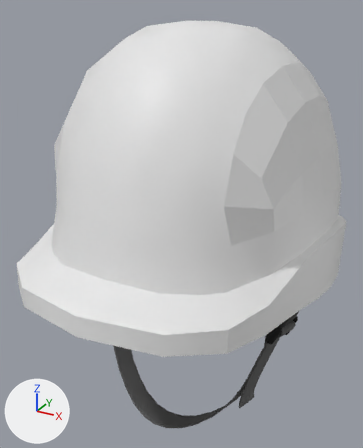
Renders of the FBX model Assets/Project/3D/LAN/安全帽.FBX from each side of a commit.
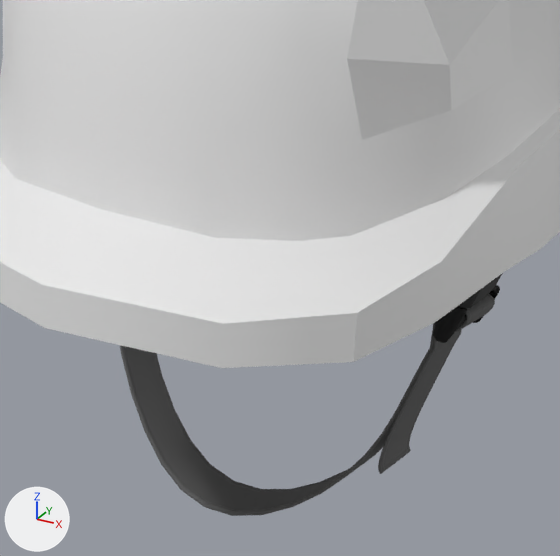
Each version is shown whole from a camera (50 mm lens) standing at (-1.567, -0.338, 1.901) and looking at (-1.732, -0.038, 1.751), then close up on the part from 15% to 90% of the width and 40% to 100% of the height. The lights are fixed; the arrows at lower left show +X, +Y and +Z. Where no turn or scale is listed for an object, it has been applied to the vertices. Vertices at the same position are counted once.

Objects in the first close-up: '安全帽colinder', '安全帽扣帶'.
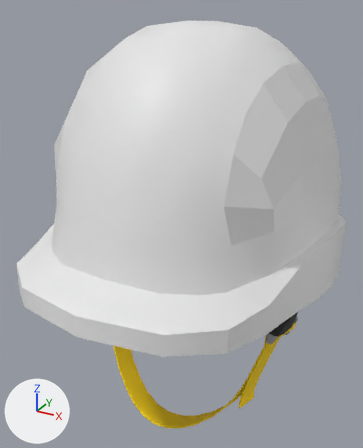
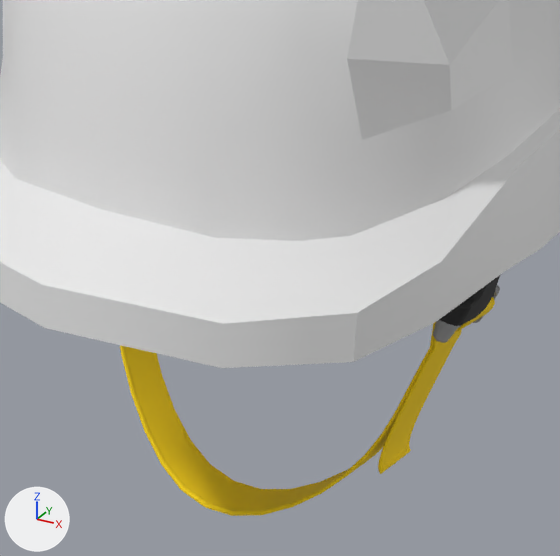
Pixel boxes [x1, y1, x2, y2] of what changed, in the close-ups (560 x 556 px):
part 1 of me_mesh_001, recoloured (black to yellow): [120, 297, 495, 516] in both
part 2 of me_mesh_001, recoloured (black to grey): [433, 285, 500, 343] in both

The change, as a diff of the scene's bpy script:
```diff
--- a/Assets/Project/3D/LAN/安全帽.FBX.py
+++ b/Assets/Project/3D/LAN/安全帽.FBX.py
@@ mat_gray @@
+mat_gray = principled_material('gray')
+mat_gray.base_color = (0.376, 0.376, 0.376)  # grey #a5a5a5
+mat_gray.roughness = 0.859
@@ me_mesh_001 @@
 me_mesh_001.from_pydata(...)  # 4140 vertices, 8277 faces; spans x -0.085..0.083, y -0.064..0.027, z -0.193..-0.024
 # used by ob_安全帽扣帶; location = (-1.7226, -0.0263, 1.7929)
+# me_mesh_001 part 1: all 5168 faces that had it switch from mat_13___default (dark grey #5a5a5a) to mat_yellow (yellow #ffd700)
+# me_mesh_001 part 2: all 3109 faces that had it switch from mat_plastic_black (black #000000) to mat_gray (grey #a5a5a5)
```
